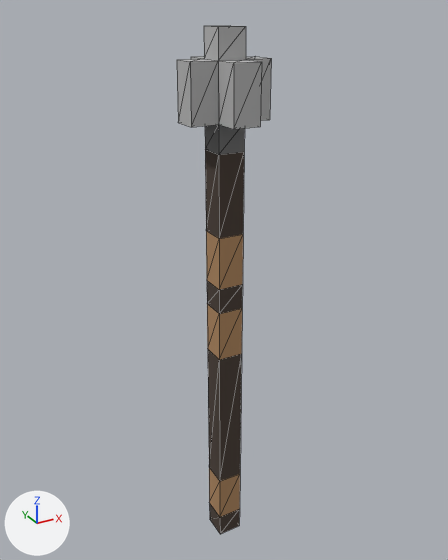
What one commit did to the OBJ model Assets/AssetPacks/VoxelModels/Models/char-2-mace_3.obj.
Rendered twice from a 50 mm camera at (-1.592, -2.44, 3.255) aimed at (-0.523, -0.498, 2.284). The axes (+X, +Y, +Z) are drawn at lower left. The lights are the same throughout. Mesh edges are drawn as thin lines. Where no turn or scale is listed for an object, it has been applied to the vertices. Vertices at the same position are counted once.

Before the edit, the objects in view are built like this:
```python
me_mace_3 = bpy.data.meshes.new('mace_3')
me_mace_3.from_pydata(...)  # 60 vertices, 116 faces; spans x -0.7..-0.4, y -0.7..-0.4, z 1.1..3.2
me_mace_3.materials.append(mat_palette)  # picture img_char_2_mace_3_png
ob_mace_3 = bpy.data.objects.new('mace_3', me_mace_3)
ob_mace_3.location = (0.0, 0.0, 0.0)
```
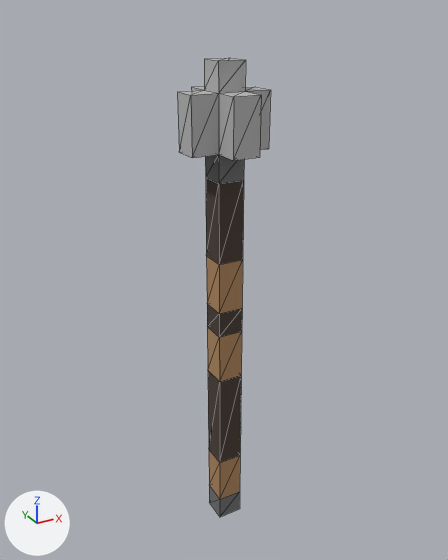
The change in detail:
me_mace_3 has 60 vertices, 116 faces and spans x -0.7..-0.4, y -0.7..-0.4, z 1.1..3.2.
me_mace_3 is used by ob_mace_3; location (0.0, 0.0, 0.0).
me_mace_3 part 1: all 48 vertices in x -0.7..-0.4, y -0.7..-0.4, z 2.0..3.2 are moved by (0.0, 0.0, -0.1).
me_mace_3 part 2: all 12 vertices in x -0.6..-0.5, y -0.6..-0.5, z 1.1..1.4 are moved by (0.0, 0.0, 0.1).

Pixel boxes [x1, y1, x2, y2] of what changed, in the pictures (448 x 560 px; the box of a moved part takes in the faces that stretch with it):
'mace_3', reshaped (10% shorter)
    before: [177, 26, 271, 534]
    after: [177, 58, 271, 517]
part 1 of me_mace_3, moved or reshaped
    before: [177, 26, 271, 360]
    after: [177, 58, 271, 382]
part 2 of me_mace_3, moved or reshaped
    before: [208, 350, 242, 534]
    after: [208, 371, 241, 517]
